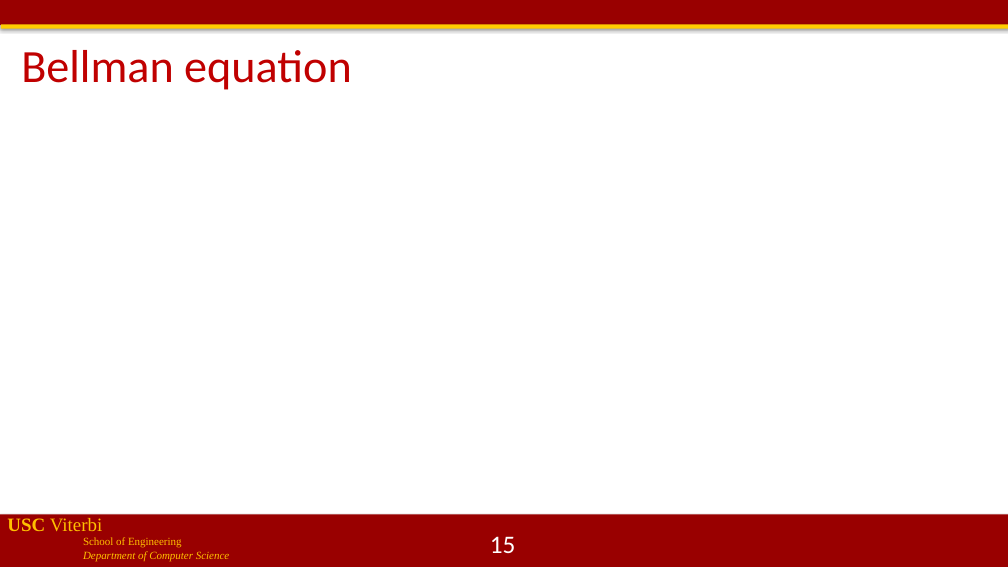
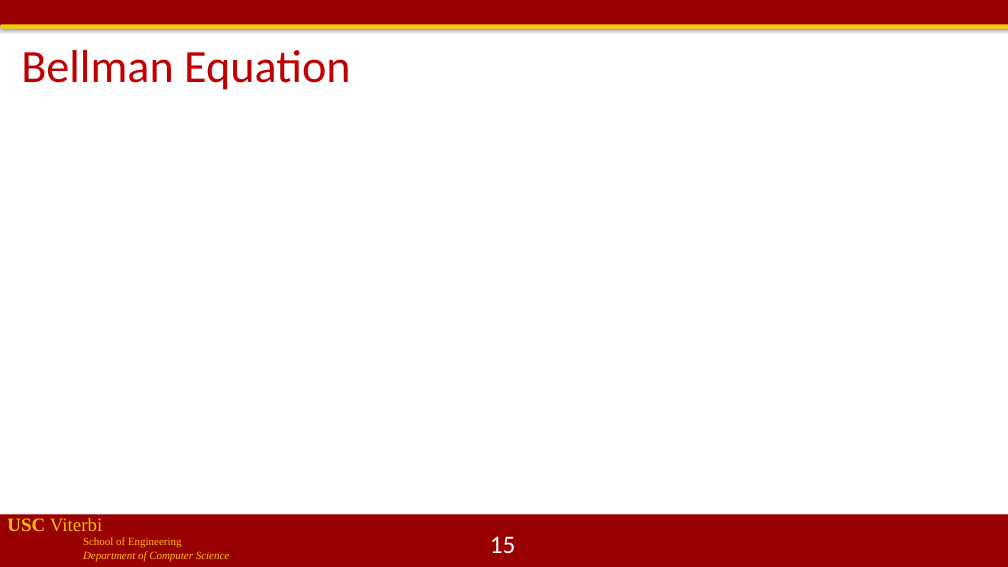
Before and after one commit to jdeshmukh/jdeshmukh.github.io, a slide deck: slide 15 of teaching/cs513slides/lecture12-RLDeepRL.pptx. Drawn at 1008x567 pixels with LibreOffice and Linux fonts; fonts in the diff are those of the drawing; grey boxes stand for pictures; background and template pictures are left out. Boxes give left, top, right and bottom in pixels: in the first picture for what was removed or moved away, otherwise in the second. Text is boxed around its words. In the diff, an @@ line names an element or a change of style, - is before the commit and + after.

```diff
--- a/teaching/cs513slides/lecture12-RLDeepRL.pptx
+++ b/teaching/cs513slides/lecture12-RLDeepRL.pptx
@@ title at box(21, 50, 350, 90): text changed @@
-Bellman equation
+Bellman Equation
```
Also in this commit, not shown: 11 other slides changed, 2 slides added, 1 other file.
